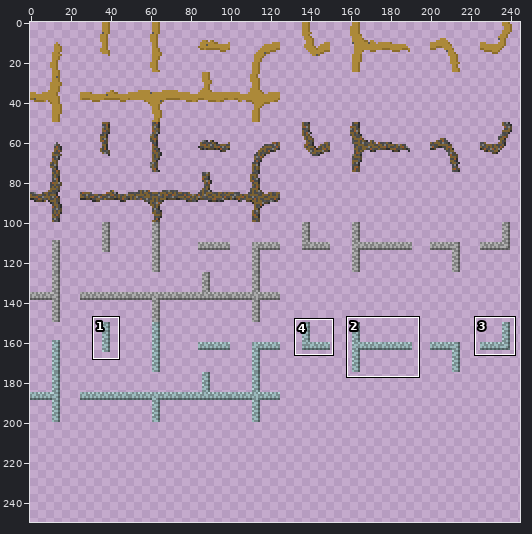
Sprite sheet, stored at assets/icons/roadicons.png. Above, an overview of the earlier version with the close-up marked.
Close-up. Before the edit:
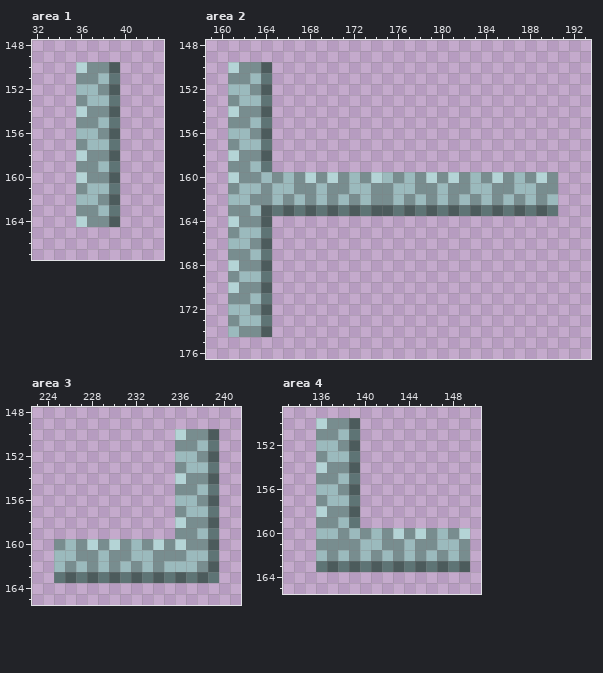
The file is 500x500 pixels, drawn in blocks of 2x2; one block is one cell here. Colours within 5 levels of each other are drawn and written as one. Shown: area 1: x 32..43, y 148..167; area 2: x 159..193, y 148..176; area 3: x 223..241, y 148..165; area 4: x 133..150, y 149..165. The wide view leaves out empty margins. The commit also changed other parts of the picture, which this record leaves out.
New version:
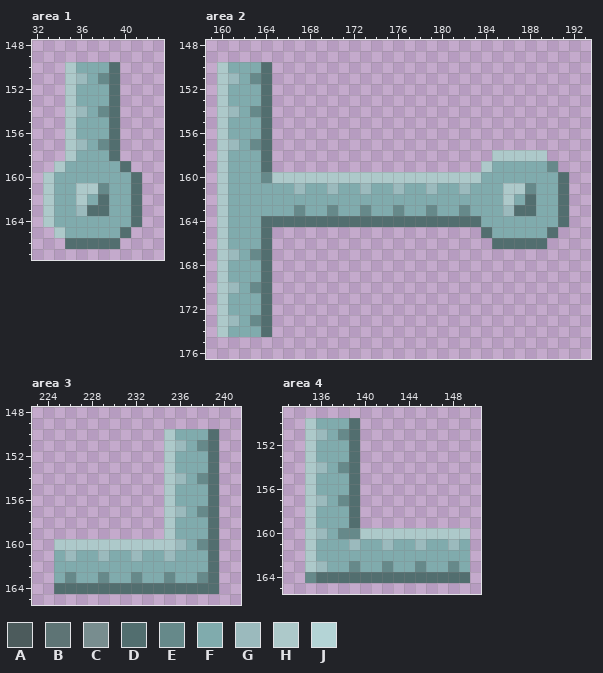
Palette (. is transparent): A #4c5b5c  B #5e7475  C #788d8f  D #526e6f  E #66898a  F #80abad  G #9bbabd  H #adc9ca  J #b4d4d6
What changed:
Area 1:
y 150: x 35..39 .JCCA -> HFFFD
y 151: x 35..39 .CCGB -> HGFED
y 152: x 35..39 .GGCA -> HFFFD
y 153: x 35..39 .CGGB -> HFFFD
y 154: x 35..39 .JCCA -> HGFED
y 155: x 35..39 .CCGB -> HFFFD
y 156: x 35..39 .GGCA -> HFFFD
y 157: x 35..39 .CGGB -> HGFED
y 158: x 35..39 .JCCA -> HFFFD
y 159: x 34..40 ..CCGB. -> HFFFFFD
y 160: x 33..41 ...JCCA.. -> HFFFFFFFD
y 161: x 33..41 ...CGGB.. -> HFFHHEFFD
y 162: x 33..41 ...GGCA.. -> HFFHFDFFD
y 163: x 33..41 ...CCGB.. -> HFFGDDFFD
y 164: x 33..41 ...JCCA.. -> HFFFFFFFD
y 165: x 34..40 ....... -> HFFFFFD
y 166: x 35..39 ..... -> DDDDD
Area 2:
y 150: x 160..164 .JCCA -> HFFFD
y 151: x 160..164 .CCGB -> HGFED
y 152: x 160..164 .GGCA -> HFFFD
y 153: x 160..164 .CGGB -> HFFFD
y 154: x 160..164 .JCCA -> HGFED
y 155: x 160..164 .CCGB -> HFFFD
y 156: x 160..164 .GGCA -> HFFFD
y 157: x 160..164 .CGGB -> HGFED
y 158: x 160..164 .JCCA -> HFFFD; x 185..189 ..... -> HHHHH
y 159: x 160..164 .CCGB -> HFFFD; x 184..190 ....... -> HFFFFFE
y 160: x 160..191 .JCCGCGCJCJCGCJGCGCJCJCGCJCGCJC. -> HFFFEHHHHHHHHHHHHHHHHHHHFFFFFFFD
y 161: x 160..172 .CGGCGGCCGCCG -> HFFFFFFGFFGFF; x 174..175 CC -> FF; x 177..191 GCCGCCGGCCGGCC. -> FFGFFGFFFHHEFFD
y 162: x 160..191 .GGCCGCGCGCGCGCCGCGCGCGCGCGCGCG. -> HFFFFFFFFFFFFFFFFFFFFFFFFFHFDFFD
y 163: x 160..191 .CCGABABABABABAABABABABABABABAB. -> HFFFFFFEFFEFFEFFEFFEFFEFFFGDDFFD
y 164: x 160..191 .JCCA........................... -> HFFFDDDDDDDDDDDDDDDDDDDDFFFFFFFD
y 165: x 160..164 .CGGB -> HFFFD; x 184..190 ....... -> DFFFFFD
y 166: x 160..164 .GGCA -> HFFFD; x 185..189 ..... -> DDDDD
y 167: x 160..164 .CCGB -> HGFED
y 168: x 160..164 .JCCA -> HFFFD
y 169: x 160..164 .CGGB -> HFFFD
y 170: x 160..164 .JCCA -> HGFED
y 171: x 160..164 .CCGB -> HFFFD
y 172: x 160..164 .GGCA -> HFFFD
y 173: x 160..164 .CGGB -> HGFED
y 174: x 160..164 .GCCA -> HFFFD
Area 3:
y 150: x 235..239 .JCCA -> HFFFD
y 151: x 235..239 .CCGB -> HGFED
y 152: x 235..239 .GGCA -> HFFFD
y 153: x 235..239 .CGGB -> HFFFD
y 154: x 235..239 .JCCA -> HGFED
y 155: x 235..239 .CCGB -> HFFFD
y 156: x 235..239 .GGCA -> HFFFD
y 157: x 235..239 .CGGB -> HGFED
y 158: x 235..239 .JCCA -> HFFFD
y 159: x 235..239 .CCGB -> HFFFD
y 160: x 225..239 CGCJCJCGCJCJCCA -> HHHHHHHHHHHGFED
y 161: x 225 G -> F; x 227..228 CC -> FF; x 230..231 CC -> FF; x 233..239 GCCCGGB -> FFGFFFD
y 162: x 225..239 GCGCGCGCGCGGGCA -> FFFFFFFFFFFFFFD
y 163: x 225..239 BABABABABABABAB -> FEFFEFFEFFEFFED
y 164: x 225..239 ............... -> DDDDDDDDDDDDDDD
Area 4:
y 150: x 135..139 .JCCA -> HFFFD
y 151: x 135..139 .CCGB -> HGFED
y 152: x 135..139 .GGCA -> HFFFD
y 153: x 135..139 .CGGB -> HFFFD
y 154: x 135..139 .JCCA -> HGFED
y 155: x 135..139 .CCGB -> HFFFD
y 156: x 135..139 .GGCA -> HFFFD
y 157: x 135..139 .CGGB -> HGFED
y 158: x 135..139 .JCCA -> HFFFD
y 159: x 135..139 .CCGB -> HFFFD
y 160: x 135 . -> H; x 137..149 GCGCGCJCJCGCJ -> FEEHHHHHHHHHH
y 161: x 135..147 .CCCCGGCCGCCG -> HFFFGFFGFFGFF; x 149 C -> F
y 162: x 135..149 .GCGCGCGCGCGCGC -> HFFFFFFFFFFFFFF
y 163: x 135..149 .BABABABABABABA -> HGFFEFFEFFEFFEF
y 164: x 135..149 ............... -> EDDDDDDDDDDDDDD
